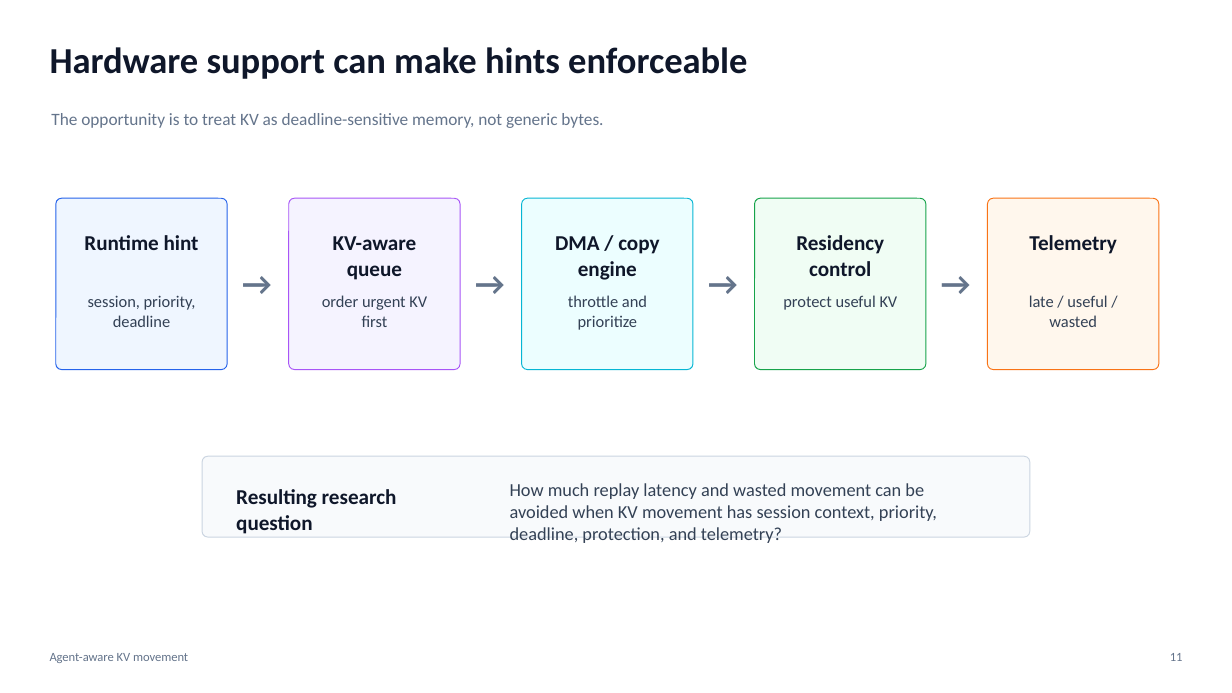
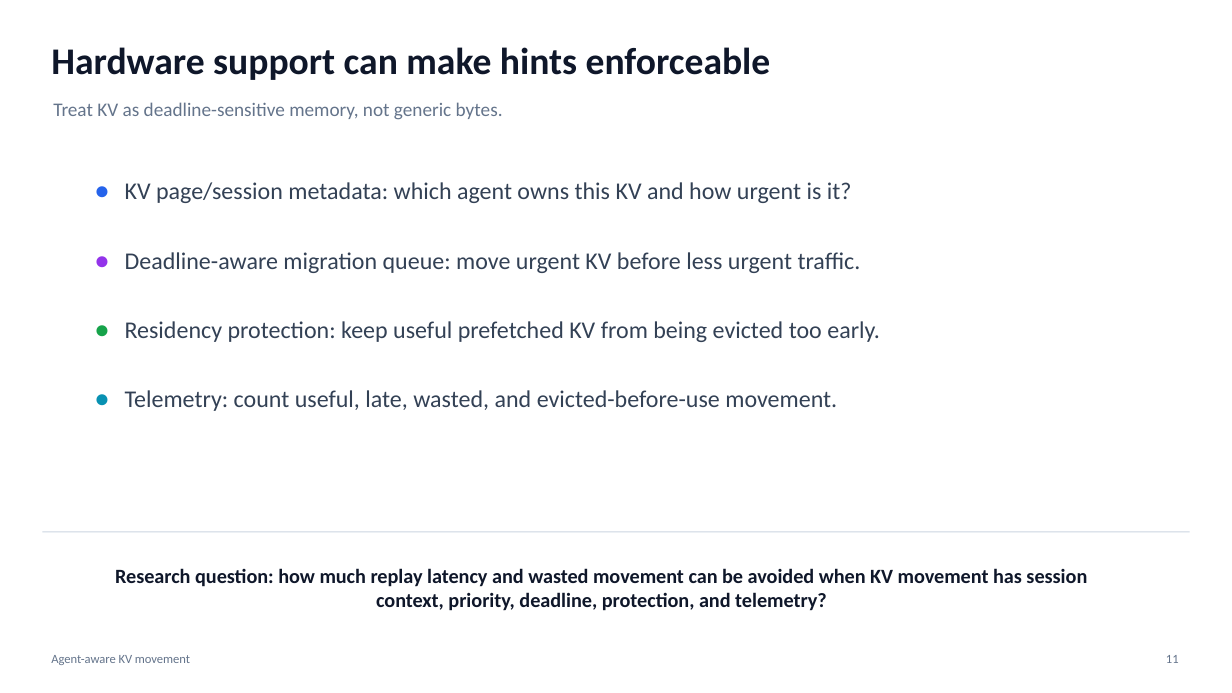
Before and after one commit to the308official-afk/agentic-hardware, a slide deck: slide 11 of sglang_direct_kv/artifacts/slides/agent_aware_kv_movement_manager_deck.pptx. Drawn at 1232x693 pixels with LibreOffice and Linux fonts; fonts in the diff are those of the drawing. Boxes give left, top, right and bottom in pixels: in the first picture for what was removed or moved away, otherwise in the second. Text is boxed around its words. In the diff, an @@ line names an element or a change of style, - is before the commit and + after.

Commit message:
Simplify manager deck to point style

```diff
--- a/sglang_direct_kv/artifacts/slides/agent_aware_kv_movement_manager_deck.pptx
+++ b/sglang_direct_kv/artifacts/slides/agent_aware_kv_movement_manager_deck.pptx
@@ text "Hardware support can make hints ..." at (x1=51, y1=47, x2=771, y2=80): size 28.5 to 29.2 pt @@
@@ text at (x1=53, y1=102, x2=503, y2=120): text changed; size 13.5 to 15 pt @@
-The opportunity is to treat KV as deadline-sensitive memory, not generic bytes.
+Treat KV as deadline-sensitive memory, not generic bytes.
@@ text added at (x1=87, y1=169, x2=106, y2=200), 20.2 pt, text #2563EB, bold @@
+•
@@ rounded rectangle removed at (x1=55, y1=199, x2=226, y2=370) @@
@@ text added at (x1=125, y1=182, x2=852, y2=203), 18.8 pt, text #334155 @@
+KV page/session metadata: which agent owns this KV and how urgent is it?
@@ rounded rectangle removed at (x1=288, y1=199, x2=459, y2=370) @@
@@ rounded rectangle removed at (x1=522, y1=199, x2=693, y2=370) @@
@@ rounded rectangle removed at (x1=755, y1=199, x2=926, y2=370) @@
@@ rounded rectangle removed at (x1=988, y1=199, x2=1159, y2=370) @@
@@ text removed at (x1=84, y1=235, x2=199, y2=250) @@
-Runtime hint
@@ text at (x1=87, y1=238, x2=106, y2=269): text changed; size 25.5 to 20.2 pt; text colour #64748B to #9333EA @@
-→
+•
@@ text removed at (x1=555, y1=236, x2=659, y2=280) @@
-DMA / copy engine
@@ text removed at (x1=796, y1=235, x2=884, y2=276) @@
-Residency control
@@ text removed at (x1=1029, y1=235, x2=1117, y2=254) @@
-Telemetry
@@ text added at (x1=125, y1=252, x2=861, y2=273), 18.8 pt, text #334155 @@
+Deadline-aware migration queue: move urgent KV before less urgent traffic.
@@ text removed at (x1=466, y1=258, x2=514, y2=306) @@
-→
@@ text removed at (x1=699, y1=258, x2=747, y2=306) @@
-→
@@ text removed at (x1=932, y1=258, x2=980, y2=306) @@
-→
@@ text removed at (x1=88, y1=295, x2=196, y2=327) @@
-session, priority, deadline
@@ text removed at (x1=322, y1=295, x2=427, y2=327) @@
-order urgent KV first
@@ text removed at (x1=568, y1=295, x2=647, y2=330) @@
-throttle and prioritize
@@ text removed at (x1=783, y1=295, x2=898, y2=310) @@
-protect useful KV
@@ text removed at (x1=1029, y1=295, x2=1107, y2=327) @@
-late / useful / wasted
@@ text added at (x1=87, y1=308, x2=106, y2=338), 20.2 pt, text #16A34A, bold @@
+•
@@ text at (x1=125, y1=321, x2=880, y2=342): text changed; size 16.5 to 18.8 pt; text colour #0F172A to #334155; bold off @@
-KV-aware queue
+Residency protection: keep useful prefetched KV from being evicted too early.
@@ text added at (x1=87, y1=377, x2=106, y2=408), 20.2 pt, text #0891B2, bold @@
+•
@@ text added at (x1=125, y1=390, x2=837, y2=411), 18.8 pt, text #334155 @@
+Telemetry: count useful, late, wasted, and evicted-before-use movement.
@@ rounded rectangle removed at (x1=202, y1=457, x2=1031, y2=538) @@
@@ text removed at (x1=236, y1=489, x2=397, y2=534) @@
-Resulting research question
@@ rectangle added at (x1=43, y1=531, x2=1190, y2=532), fill #CBD5E1 @@
@@ text at (x1=115, y1=568, x2=1087, y2=611): text changed; size 14.2 to 15.8 pt; text colour #334155 to #0F172A; bold on @@
-How much replay latency and wasted movement can be avoided when KV movement has session context, priority, deadline, protection, and telemetry?
+Research question: how much replay latency and wasted movement can be avoided when KV movement has session context, priority, deadline, protection, and telemetry?
@@ text "11" moved from (x1=1170, y1=653, x2=1183, y2=661) to (x1=1166, y1=655, x2=1179, y2=663) @@
```
Also in this commit, not shown: 9 other slides changed, 1 slide added, 1 slide removed, 3 other files.
